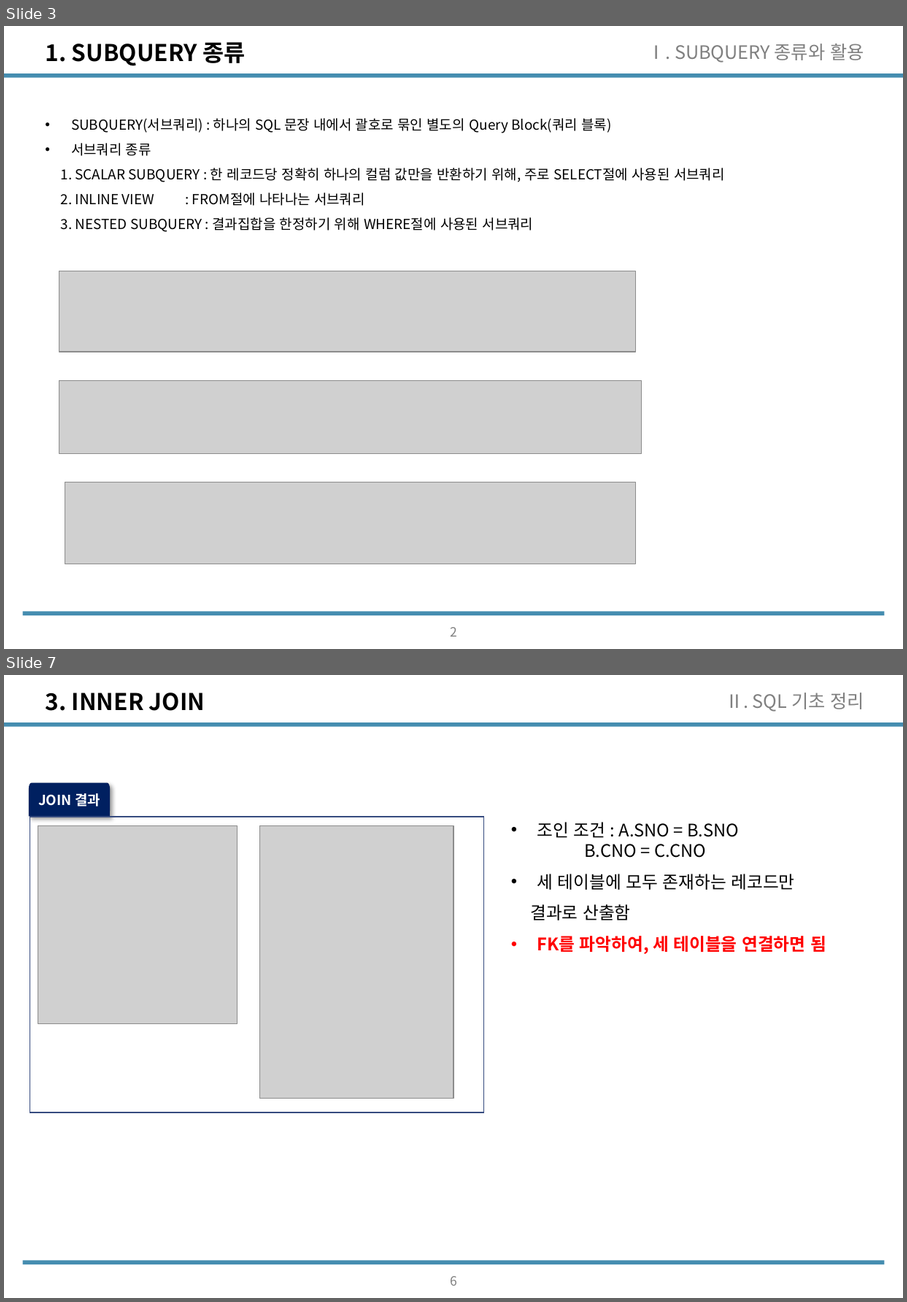
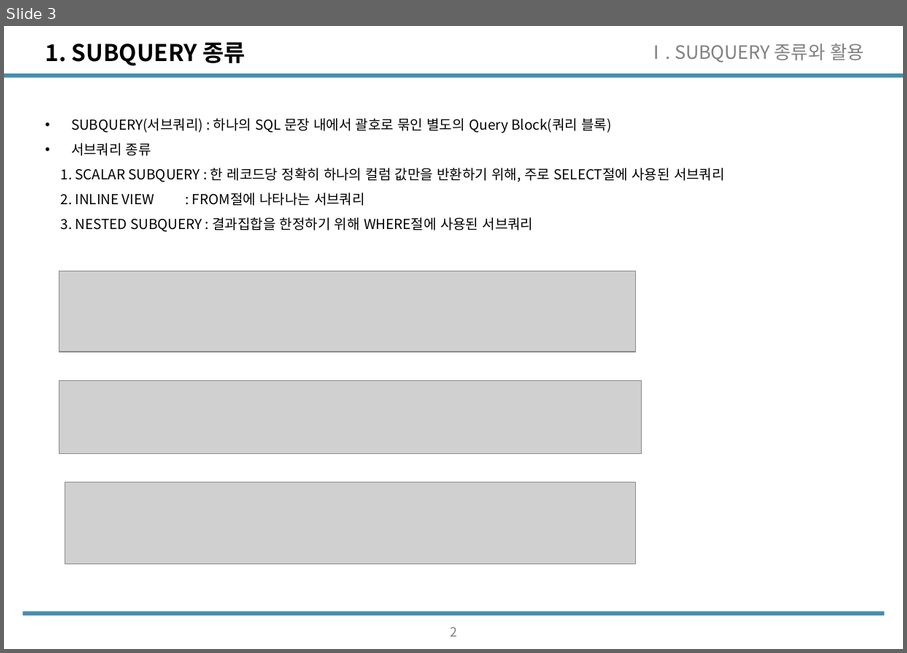
Before and after one commit to wooseok1152/SQL, a slide deck: SQL_seminar/SQL중상급활용_CH2.pptx. Shown one above the other, each under a label of ours: slides 3 and 7 before the commit, slide 3 after it; the slides between them are not shown. The pictures are 907x1302 and 907x653 pixels, drawn with LibreOffice and Linux fonts; fonts in the diff are those of the drawing; grey boxes stand for pictures. Boxes give left, top, right and bottom in pixels: in the first picture for what was removed or moved away, otherwise in the second. Text is boxed around its words. In the diff, an @@ line names an element or a change of style, - is before the commit and + after.

```diff
--- a/SQL_seminar/SQL중상급활용_CH2.pptx
+++ b/SQL_seminar/SQL중상급활용_CH2.pptx
@@ slide 7 removed at (x1=4, y1=675, x2=903, y2=1298), background #FFFFFF; not listed: 2 template elements that a slide beside it also shows @@
@@ title removed at (x1=46, y1=693, x2=205, y2=711) @@
-3. INNER JOIN
@@ text removed at (x1=725, y1=693, x2=864, y2=711) @@
-Ⅱ. SQL 기초 정리
@@ freeform shape removed at (x1=29, y1=783, x2=109, y2=815) @@
-JOIN 결과
@@ rectangle removed at (x1=30, y1=817, x2=484, y2=1113) @@
@@ picture removed at (x1=38, y1=825, x2=238, y2=1024) @@
@@ picture removed at (x1=260, y1=825, x2=453, y2=1098) @@
@@ text removed at (x1=530, y1=822, x2=827, y2=954) @@
-• 조인 조건 : A.SNO = B.SNO
-B.CNO = C.CNO
-• 세 테이블에 모두 존재하는 레코드만
-결과로 산출함
-• FK를 파악하여, 세 테이블을 연결하면 됨
@@ page number removed at (x1=450, y1=1276, x2=457, y2=1285) @@
-6
```
Also in this commit, not shown: 2 slides changed, 13 slides added, 2 other slides removed, 3 other files.
